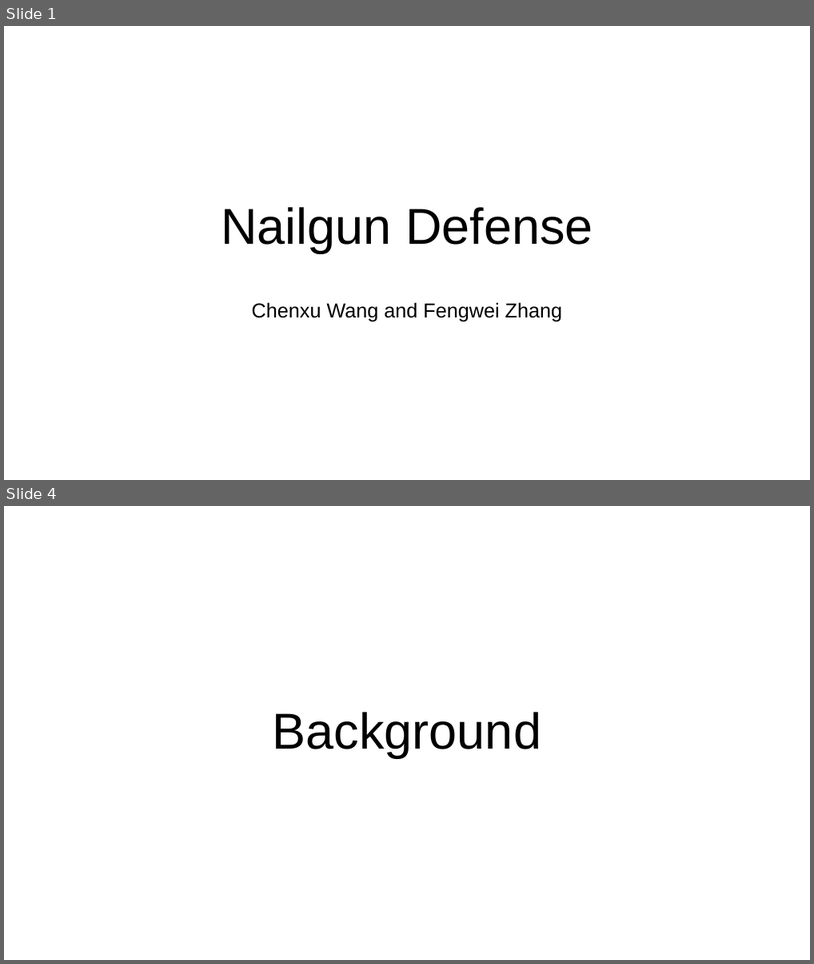
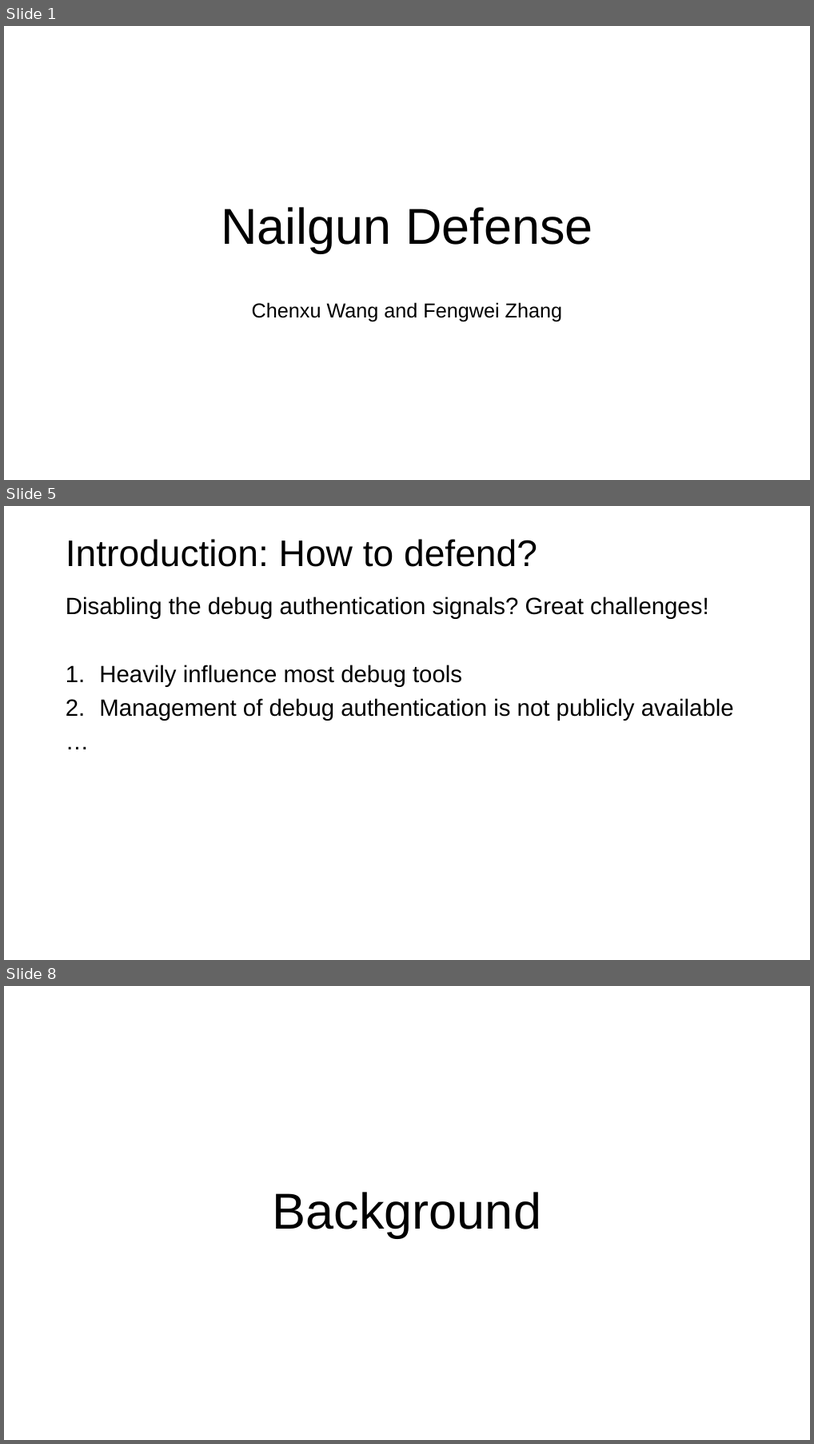
Before and after one commit to Compass-All/nailgun-teaching, a slide deck: defense-lab/NailgunDefense.pptx. Shown one above the other, each under a label of ours: slides 1 and 4 before the commit, slides 1, 5 and 8 after it; the slides between them are not shown. The pictures are 814x964 and 814x1444 pixels, drawn with LibreOffice and Linux fonts; fonts in the diff are those of the drawing; background and template pictures are left out. Boxes give left, top, right and bottom in pixels: in the first picture for what was removed or moved away, otherwise in the second. Text is boxed around its words. In the diff, an @@ line names an element or a change of style, - is before the commit and + after.

```diff
--- a/defense-lab/NailgunDefense.pptx
+++ b/defense-lab/NailgunDefense.pptx
@@ slide 5 added at <box>4,506,810,960</box>, background picture (left out) @@
@@ title added at <box>66,539,538,567</box>, 44 pt, text #000000 @@
+Introduction: How to defend?
@@ text added at <box>66,596,734,720</box>, 28 pt, text #000000 @@
+Disabling the debug authentication signals? Great challenges!
+1. Heavily influence most debug tools
+2. Management of debug authentication is not publicly available
+…
@@ what was slide 4 is now slide 8 @@
```
Also in this commit, not shown: 6 slides changed, 3 other slides added.
